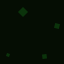
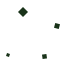
Layered file, before and after one edit (64x64). Changes by layer:
painted on "Rectangle 8" over [18, 7, 28, 17]
painted on "Rectangle 6" over [54, 23, 60, 29]
painted on "Rectangle 4" over [6, 53, 10, 57]
painted on "Rectangle 3" over [42, 54, 47, 59]
hid "Rectangle 12", painted on it over [0, 0, 64, 64]
